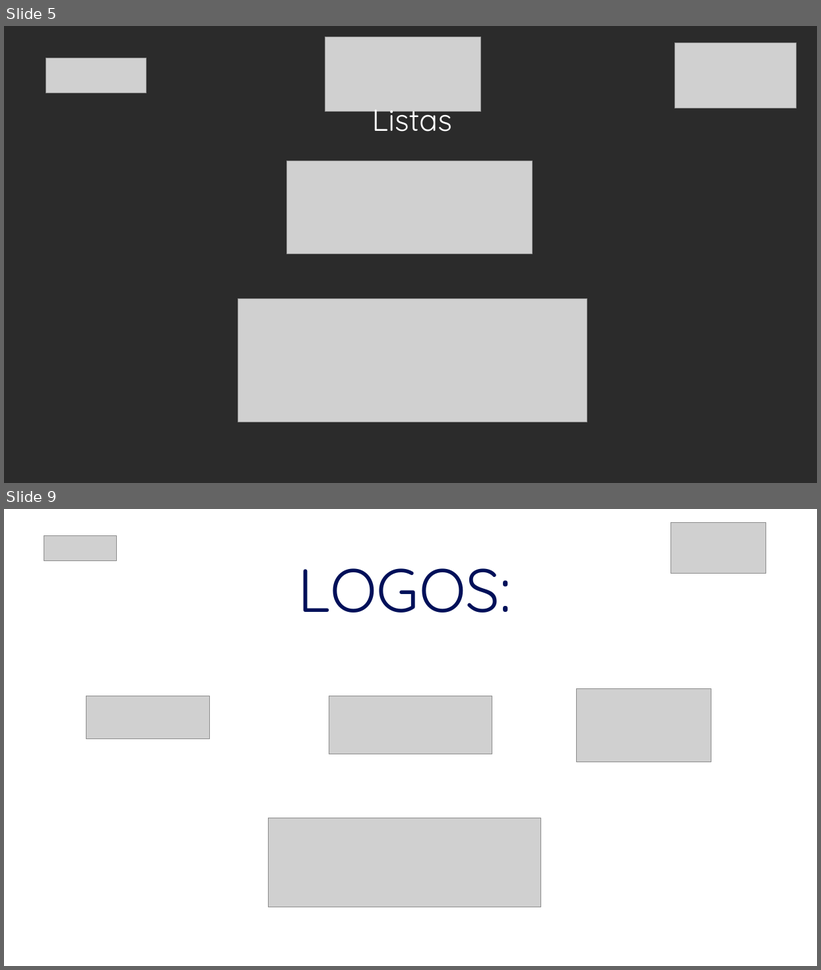
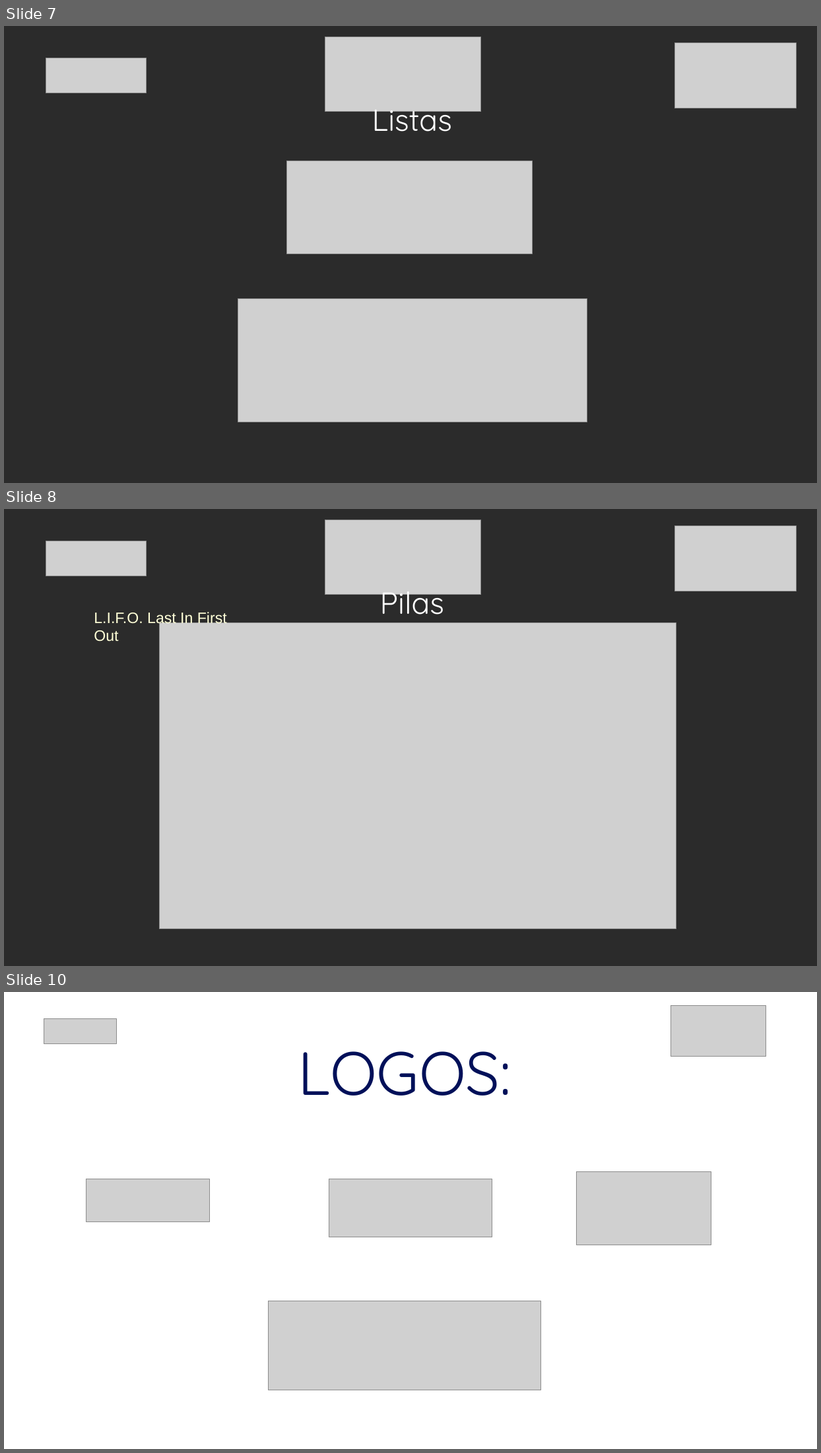
Before and after one commit to jflatorreo/TalentoTech_FullStack, a slide deck: Material pedagógico/Modulo 2/Clase 1/Clase 1 - Modulo 2.pptx. Shown one above the other, each under a label of ours: slides 5 and 9 before the commit, slides 7, 8 and 10 after it; the slides between them are not shown. The pictures are 821x970 and 821x1453 pixels, drawn with LibreOffice and Linux fonts; fonts in the diff are those of the drawing; grey boxes stand for pictures; background and template pictures are left out; a plain dark background stands for a picture behind light text. Boxes give left, top, right and bottom in pixels: in the first picture for what was removed or moved away, otherwise in the second. Text is boxed around its words. In the diff, an @@ line names an element or a change of style, - is before the commit and + after.

```diff
--- a/Material pedagógico/Modulo 2/Clase 1/Clase 1 - Modulo 2.pptx
+++ b/Material pedagógico/Modulo 2/Clase 1/Clase 1 - Modulo 2.pptx
@@ slide 8 added at <box>4,509,817,966</box>, background picture (left out) @@
@@ picture added at <box>325,520,482,594</box> @@
@@ picture added at <box>675,526,797,591</box> @@
@@ picture added at <box>46,541,147,576</box> @@
@@ text added at <box>380,582,444,615</box>, 36 pt, text #FFFFFF @@
+Pilas
@@ text added at <box>94,611,227,642</box>, 18 pt, text #FFFFD7 @@
+L.I.F.O. Last In First Out
@@ picture added at <box>159,623,677,929</box> @@
@@ what was slide 5 is now slide 7 @@
@@ what was slide 9 is now slide 10 @@
```
Also in this commit, not shown: 1 slide changed, 3 other slides added, 3 slides removed, 21 other files.
